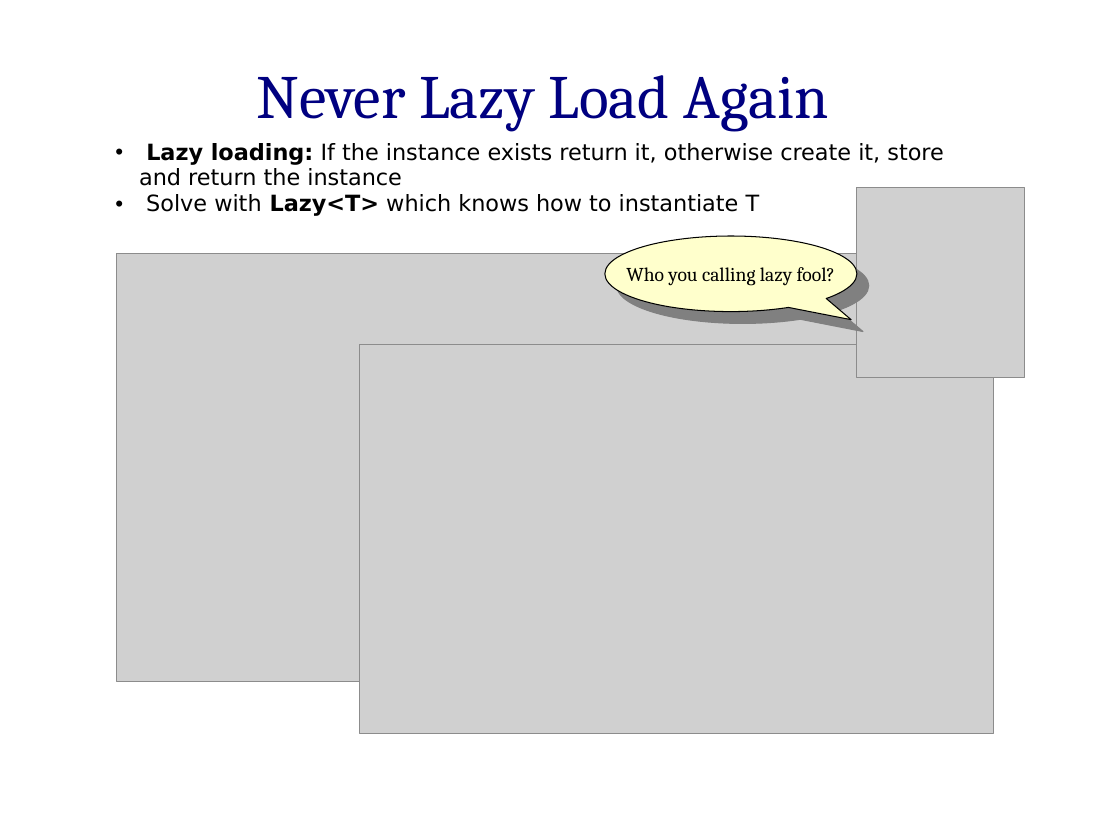
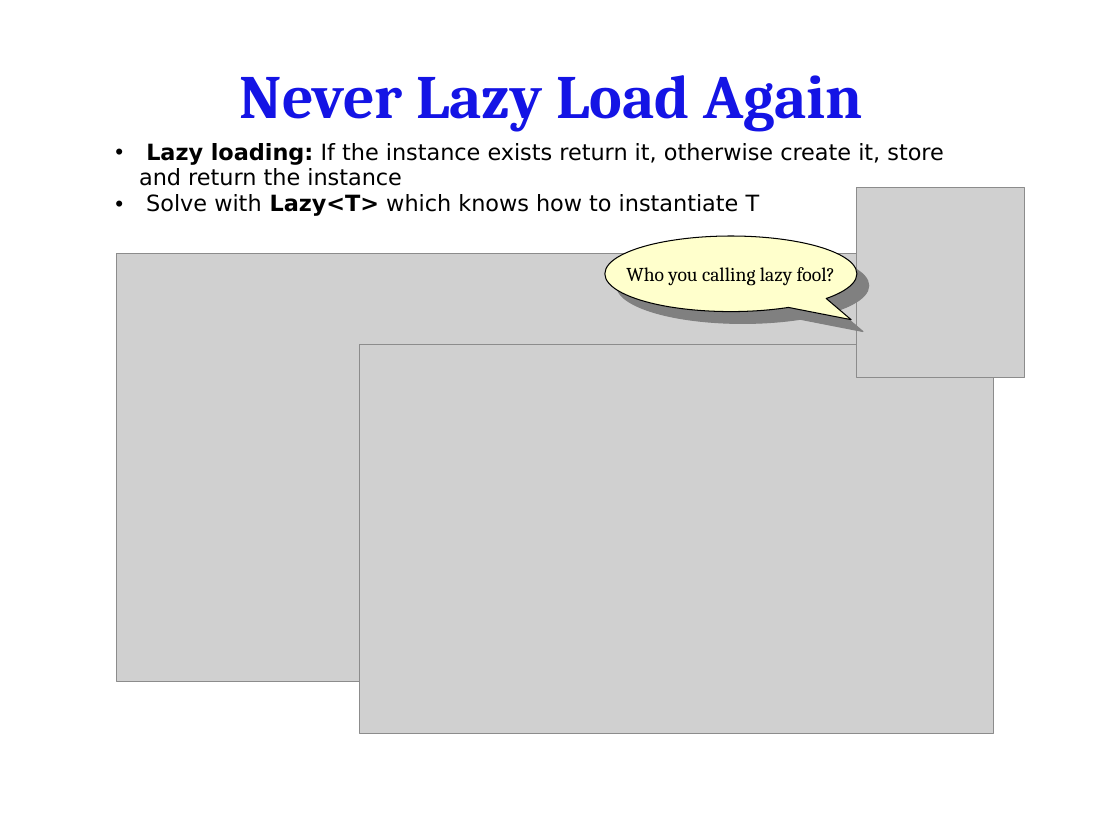
Before and after one commit to hamalawy/gim-projects, a slide deck: slide 13 of presentations/CantDanceTheLambda/docs/Can_t_Dance_the_Lambda.pptx (slide 9 before the commit). Drawn at 1120x840 pixels with LibreOffice and Linux fonts; fonts in the diff are those of the drawing; grey boxes stand for pictures; background and template pictures are left out. Boxes give left, top, right and bottom in pixels: in the first picture for what was removed or moved away, otherwise in the second. Text is boxed around its words. In the diff, an @@ line names an element or a change of style, - is before the commit and + after.

```diff
--- a/presentations/CantDanceTheLambda/docs/Can_t_Dance_the_Lambda.pptx
+++ b/presentations/CantDanceTheLambda/docs/Can_t_Dance_the_Lambda.pptx
@@ text "Never Lazy Load Again": place and size @@
-text "Never Lazy Load Again" at bbox=[257, 75, 828, 132]
+text "Never Lazy Load Again" at bbox=[240, 75, 863, 132]
@@ text "Never Lazy Load Again" at bbox=[240, 75, 863, 132]: text colour #000080 to gradient #7979FF to #1616E4 to #0000BD, bold on @@
```
Also in this commit, not shown: 14 other slides changed, 4 slides added.
